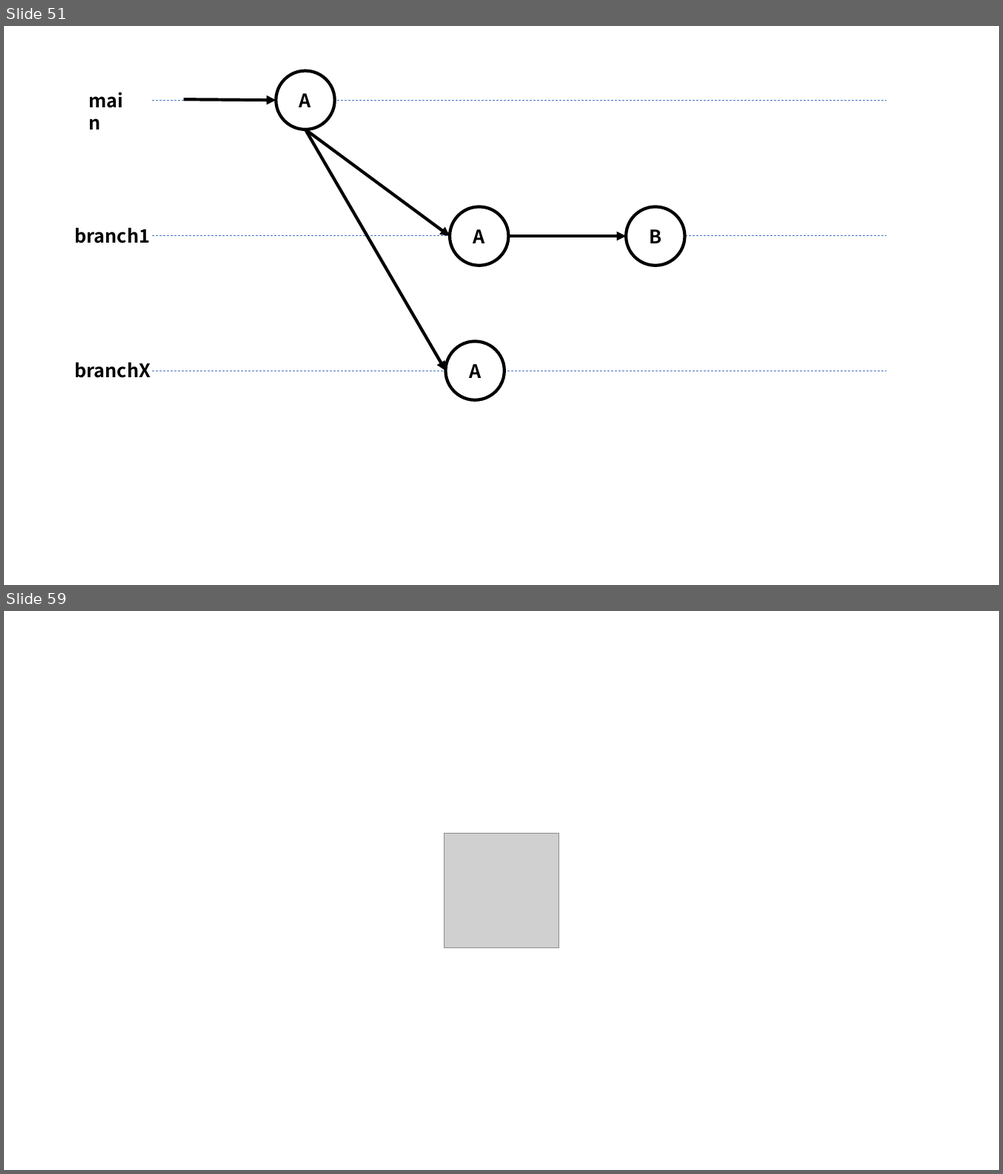
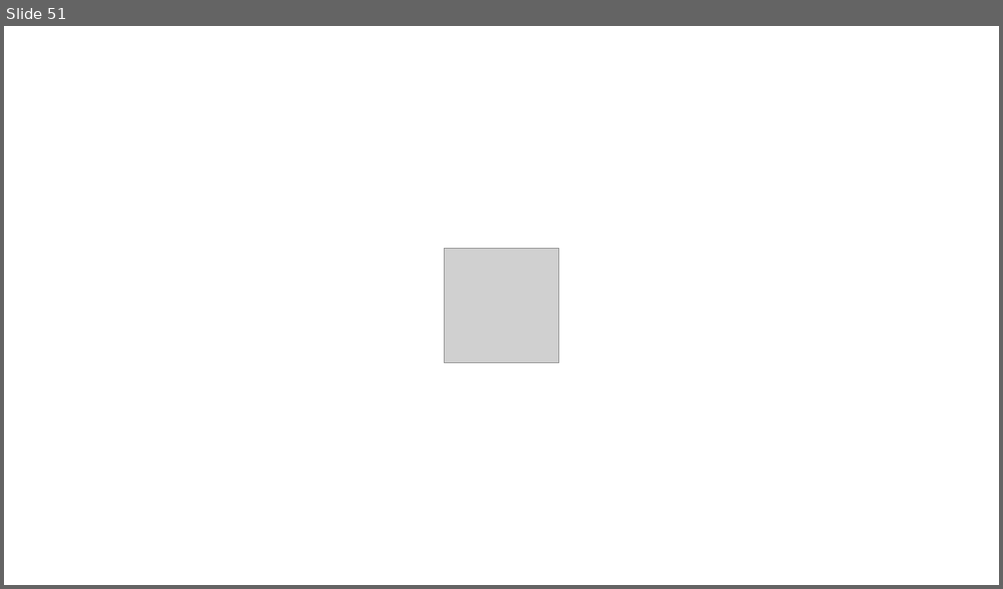
Before and after one commit to nishida2073/ai_navive, a slide deck: 01_テキスト/Git入門_図.pptx. Shown one above the other, each under a label of ours: slides 51 and 59 before the commit, slide 51 after it; the slides between them are not shown. The pictures are 1003x1174 and 1003x589 pixels, drawn with LibreOffice and Linux fonts; fonts in the diff are those of the drawing; grey boxes stand for pictures. Boxes give left, top, right and bottom in pixels: in the first picture for what was removed or moved away, otherwise in the second. Text is boxed around its words. In the diff, an @@ line names an element or a change of style, - is before the commit and + after.

```diff
--- a/01_テキスト/Git入門_図.pptx
+++ b/01_テキスト/Git入門_図.pptx
@@ slide 51 removed at [4, 26, 999, 585], background #FFFFFF @@
@@ text removed at [81, 85, 142, 115] @@
-main
@@ ellipse removed at [276, 70, 335, 130] @@
-A
@@ line removed from (153, 100) to (887, 100) @@
@@ arrow removed from (184, 99) to (276, 100) @@
@@ arrow removed from (305, 130) to (449, 236) @@
@@ arrow removed from (305, 130) to (446, 371) @@
@@ ellipse removed at [449, 207, 509, 266] @@
-A
@@ ellipse removed at [626, 207, 686, 266] @@
-B
@@ text removed at [74, 228, 150, 244] @@
-branch1
@@ line removed from (153, 235) to (887, 235) @@
@@ arrow removed from (509, 236) to (626, 236) @@
@@ ellipse removed at [446, 341, 505, 400] @@
-A
@@ text removed at [74, 363, 151, 378] @@
-branchX
@@ line removed from (153, 371) to (887, 371) @@
@@ what was slide 59 is now slide 51 @@
```
Also in this commit, not shown: 10 slides changed, 1 slide added, 9 other slides removed, 1 other file.
